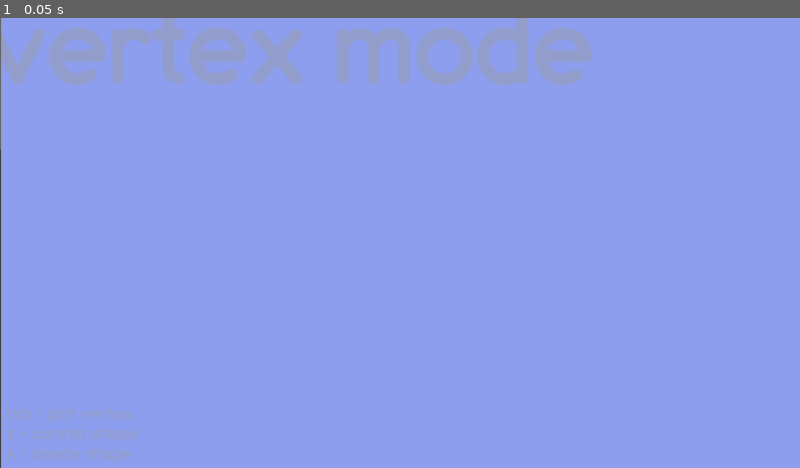
Above: before the commit, frame 1.
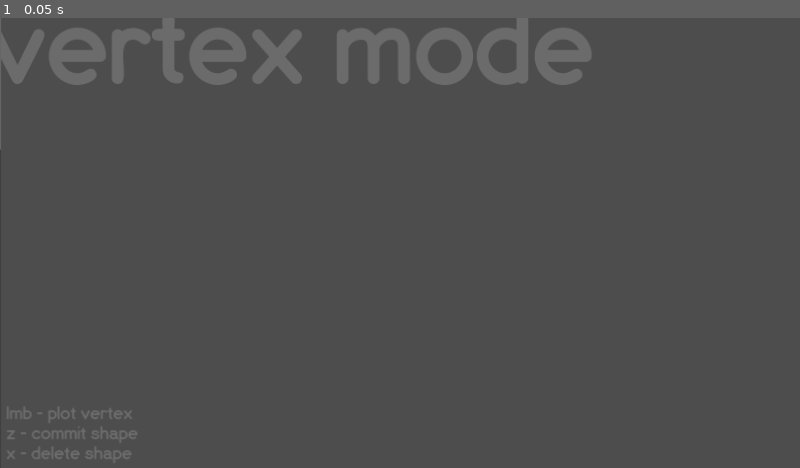
Above: after the commit, the same moment.

Repository: gamesforklaus/brainfluff
Game: Godot game, scene res://scene/root.tscn
Two runs of this game, one before a commit and one after it. Both use one fixed random seed, a clock stepped at 60 frames per second and the inputs below. Sound files missing from this copy of the repository are replaced by a short silence.
Inputs:
- Up to frame 1 (0.05 s): no input

The runs differ from the first frame. In frame 1, 100% of the frame differs, in the area x 0-100%, y 0-100%.

Commit message:
new config stuff!

Diff:
--- a/project.godot
+++ b/project.godot
@@ -86,4 +86,3 @@
 [rendering]
 
 renderer/rendering_method="mobile"
-environment/defaults/default_clear_color=Color(0.552941, 0.619608, 0.933333, 1)
--- a/scene/property/swatch_property.tscn
+++ b/scene/property/swatch_property.tscn
@@ -1,3 +1,32 @@
-[gd_scene format=3 uid="uid://nidui24hp1p2"]
+[gd_scene load_steps=3 format=3 uid="uid://ds4hmfyrfdm2l"]
 
-[node name="swatch" type="HBoxContainer"]
+[ext_resource type="Script" path="res://script/prop_swatch.gd" id="1_f38t5"]
+[ext_resource type="Theme" uid="uid://oa8g4n8ubs05" path="res://gfx/ui/theme.tres" id="1_vkek5"]
+
+[node name="swatch_property" type="HBoxContainer" node_paths=PackedStringArray("NAME_NODE", "VALUE_NODE")]
+custom_minimum_size = Vector2(244, 24)
+alignment = 1
+script = ExtResource("1_f38t5")
+NAME_NODE = NodePath("property_name")
+VALUE_NODE = NodePath("picker")
+
+[node name="property_name" type="RichTextLabel" parent="."]
+layout_mode = 2
+size_flags_horizontal = 2
+mouse_default_cursor_shape = 16
+theme = ExtResource("1_vkek5")
+bbcode_enabled = true
+text = "Property Name"
+fit_content = true
+scroll_active = false
+autowrap_mode = 0
+
+[node name="picker" type="ColorPickerButton" parent="."]
+custom_minimum_size = Vector2(96, 0)
+layout_mode = 2
+size_flags_horizontal = 10
+mouse_default_cursor_shape = 2
+button_mask = 3
+alignment = 2
+
+[connection signal="color_changed" from="picker" to="." method="_color_changed"]
--- a/scene/property/switch_property.tscn
+++ b/scene/property/switch_property.tscn
@@ -4,7 +4,7 @@
 [ext_resource type="Theme" uid="uid://oa8g4n8ubs05" path="res://gfx/ui/theme.tres" id="1_cvaww"]
 
 [node name="switch_property" type="HBoxContainer" node_paths=PackedStringArray("NAME_NODE", "VALUE_NODE")]
-custom_minimum_size = Vector2(250, 24)
+custom_minimum_size = Vector2(244, 24)
 size_flags_horizontal = 0
 size_flags_vertical = 4
 script = ExtResource("1_18xpn")
--- a/scene/vertex_mode.tscn
+++ b/scene/vertex_mode.tscn
@@ -1,10 +1,9 @@
-[gd_scene load_steps=6 format=3 uid="uid://d1udl16al55us"]
+[gd_scene load_steps=5 format=3 uid="uid://d1udl16al55us"]
 
 [ext_resource type="Theme" uid="uid://oa8g4n8ubs05" path="res://gfx/ui/theme.tres" id="1_ij5wm"]
 [ext_resource type="PackedScene" uid="uid://depvnynlv1ise" path="res://scene/property/switch_property.tscn" id="2_v0rlg"]
 [ext_resource type="PackedScene" uid="uid://bbbaa06aawvwb" path="res://scene/property/drop_property.tscn" id="3_nl0jy"]
-[ext_resource type="PackedScene" uid="uid://nidui24hp1p2" path="res://scene/property/swatch_property.tscn" id="4_603iw"]
-[ext_resource type="Script" path="res://script/prop_swatch.gd" id="4_dn2wr"]
+[ext_resource type="PackedScene" uid="uid://ds4hmfyrfdm2l" path="res://scene/property/swatch_property.tscn" id="4_603iw"]
 
 [node name="vertex_mode" type="Control"]
 layout_mode = 3
@@ -18,16 +17,20 @@
 offset_bottom = 46.0
 color = Color(0.176471, 0.176471, 0.176471, 1)
 
-[node name="sort" type="VBoxContainer" parent="."]
-custom_minimum_size = Vector2(246, 478)
-layout_mode = 0
-offset_left = 6.0
-offset_top = 3.0
-offset_right = 256.0
-offset_bottom = 481.0
+[node name="center" type="MarginContainer" parent="."]
+layout_mode = 2
+offset_top = 4.0
+offset_right = 260.0
+offset_bottom = 482.0
+theme_override_constants/margin_left = 6
+theme_override_constants/margin_right = 6
+
+[node name="sort" type="VBoxContainer" parent="center"]
+custom_minimum_size = Vector2(242, 478)
+layout_mode = 2
 theme_override_constants/separation = 4
 
-[node name="tool_name" type="RichTextLabel" parent="sort"]
+[node name="tool_name" type="RichTextLabel" parent="center/sort"]
 custom_minimum_size = Vector2(0, 24)
 layout_mode = 2
 theme = ExtResource("1_ij5wm")
@@ -38,12 +41,29 @@
 scroll_active = false
 autowrap_mode = 0
 
-[node name="separator" type="HSeparator" parent="sort"]
-custom_minimum_size = Vector2(164, 0)
+[node name="s1" type="HSeparator" parent="center/sort"]
+custom_minimum_size = Vector2(236, 0)
 layout_mode = 2
 size_flags_horizontal = 4
 
-[node name="mode" parent="sort" node_paths=PackedStringArray("NAME_NODE", "VALUE_NODE") instance=ExtResource("3_nl0jy")]
+[node name="category_tech" type="RichTextLabel" parent="center/sort"]
+custom_minimum_size = Vector2(0, 24)
+layout_mode = 2
+theme = ExtResource("1_ij5wm")
+theme_override_font_sizes/normal_font_size = 24
+bbcode_enabled = true
+text = "Technical"
+fit_content = true
+scroll_active = false
+autowrap_mode = 0
+
+[node name="s2" type="HSeparator" parent="center/sort"]
+custom_minimum_size = Vector2(236, 0)
+layout_mode = 2
+size_flags_horizontal = 4
+
+[node name="mode" parent="center/sort" node_paths=PackedStringArray("NAME_NODE", "VALUE_NODE") instance=ExtResource("3_nl0jy")]
+custom_minimum_size = Vector2(244, 24)
 layout_mode = 2
 NAME_NODE = NodePath("property_name")
 VALUE_NODE = NodePath("toggle")
@@ -55,52 +75,52 @@
 cut - Subtracts from geometry
 intersect - Subtracts from existing geometry, and creates new geometry in open space. "
 
-[node name="toggle" parent="sort/mode" index="1"]
+[node name="toggle" parent="center/sort/mode" index="1"]
 popup/item_0/text = "build"
 popup/item_1/text = "cut"
 popup/item_2/text = "intersect"
 
-[node name="h_origin" parent="sort" instance=ExtResource("2_v0rlg")]
+[node name="physics" parent="center/sort" instance=ExtResource("2_v0rlg")]
+layout_mode = 2
+NAME = "Physics"
+TARGET = "vertex/physics"
+DESCRIPTION = "Applies physics to newly plotted geometry."
+
+[node name="category_tech2" type="RichTextLabel" parent="center/sort"]
+custom_minimum_size = Vector2(0, 24)
+layout_mode = 2
+theme = ExtResource("1_ij5wm")
+theme_override_font_sizes/normal_font_size = 24
+bbcode_enabled = true
+text = "Visual"
+fit_content = true
+scroll_active = false
+autowrap_mode = 0
+
+[node name="s3" type="HSeparator" parent="center/sort"]
+custom_minimum_size = Vector2(236, 0)
+layout_mode = 2
+size_flags_horizontal = 4
+
+[node name="h_origin" parent="center/sort" instance=ExtResource("2_v0rlg")]
 layout_mode = 2
 NAME = "Highlight Origin"
 TARGET = "vertex/h_origin"
 DESCRIPTION = "Highlights the origin (first) vertex plotted. All geometry constructed forms around the origin point."
 
-[node name="physics" parent="sort" instance=ExtResource("2_v0rlg")]
+[node name="use_color" parent="center/sort" instance=ExtResource("2_v0rlg")]
 layout_mode = 2
-NAME = "Physics"
-TARGET = "vertex/physics"
-DESCRIPTION = "Applies physics to newly plotted geometry."
+NAME = "Use Custom Color"
+TARGET = "vertex/use_color"
+DESCRIPTION = "Toggles the use of a custom color instead of the default colors."
 
-[node name="swatch" parent="sort" node_paths=PackedStringArray("NAME_NODE", "VALUE_NODE") instance=ExtResource("4_603iw")]
+[node name="color" parent="center/sort" instance=ExtResource("4_603iw")]
 layout_mode = 2
-script = ExtResource("4_dn2wr")
-NAME_NODE = NodePath("property_name")
-VALUE_NODE = NodePath("ColorPicker")
-NAME = "HEX Color Picker"
+NAME = "Custom Color"
 TARGET = "vertex/color"
-DESCRIPTION = "Applies Coloring to your shapes!"
+DESCRIPTION = "Allows you to assign a custom color to the polygon."
 
-[node name="property_name" type="RichTextLabel" parent="sort/swatch"]
-custom_minimum_size = Vector2(100, 0)
-layout_mode = 2
-bbcode_enabled = true
-text = "Property Name"
-fit_content = true
-
-[node name="ColorPicker" type="ColorPicker" parent="sort/swatch"]
-layout_mode = 2
-color = Color(0, 0, 1, 1)
-edit_alpha = false
-picker_shape = 4
-can_add_swatches = false
-sampler_visible = false
-color_modes_visible = false
-sliders_visible = false
-presets_visible = false
-
-[connection signal="color_changed" from="sort/swatch/ColorPicker" to="sort/swatch" method="_on_color_picker_color_changed"]
-
-[editable path="sort/mode"]
-[editable path="sort/h_origin"]
-[editable path="sort/physics"]
+[editable path="center/sort/mode"]
+[editable path="center/sort/physics"]
+[editable path="center/sort/h_origin"]
+[editable path="center/sort/use_color"]
--- a/script/config.gd
+++ b/script/config.gd
@@ -6,10 +6,11 @@
 
 var config = {
 	"vertex" : {
-		"h_origin" : true,
-		"mode"     : 0,
-		"physics"  : true,
-		"color"  : 0x0000ff,
+		"h_origin"    : true,
+		"mode"        : 0,
+		"physics"     : true,
+		"use_color"   : false,
+		"color"       : Color.CORNFLOWER_BLUE,
 	}
 }
 
--- a/script/poly.gd
+++ b/script/poly.gd
@@ -28,10 +28,10 @@
 var type : TYPE = TYPE.STATIC
 
 func _ready() -> void:
-	# Set color
-	if type == TYPE.STATIC or type == TYPE.PHYSICS:
-		var colorPick = Config.get_config_value("vertex/color")
-		set_color(colorPick)
+	var custom_color = Config.get_config_value("vertex/use_color")
+	if custom_color:
+		# Set custom color
+		set_color(Config.get_config_value("vertex/color"))
 	else:
 		# Set color
 		set_color(COLOR[type])
--- a/script/prop_swatch.gd
+++ b/script/prop_swatch.gd
@@ -17,5 +17,5 @@
 		return
 	VALUE_NODE.color = val
 
-func _on_color_picker_color_changed(color):
+func _color_changed(color):
 	Config.set_config_value(TARGET, color)
